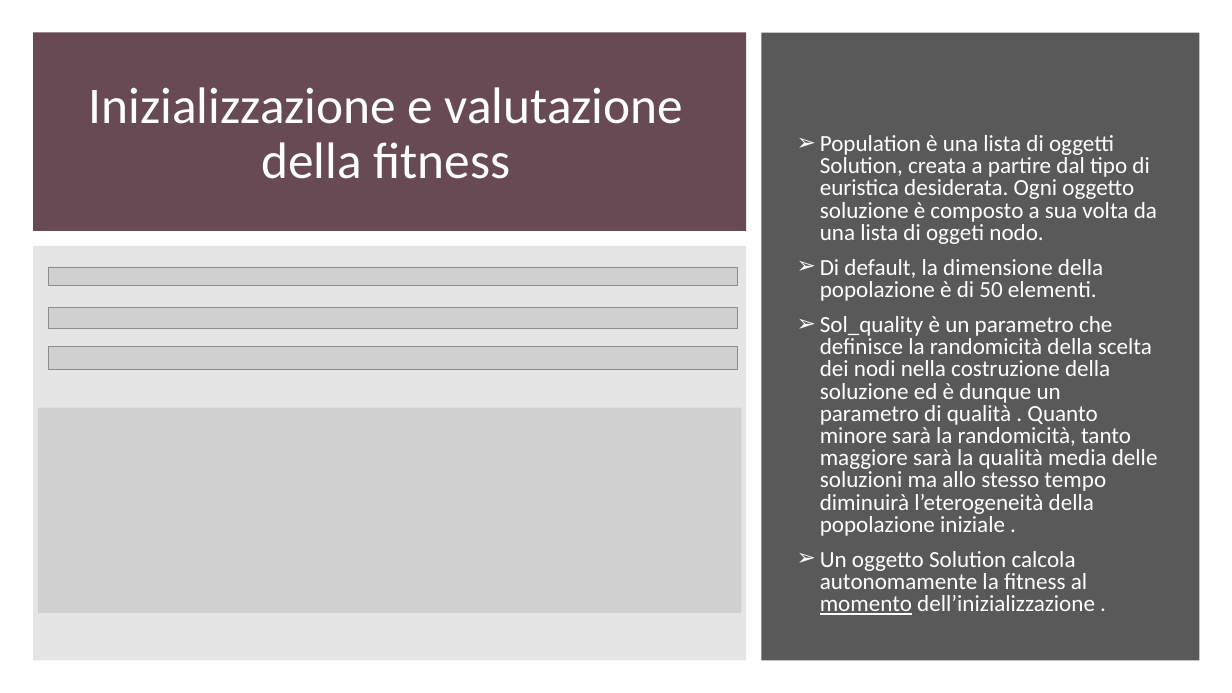
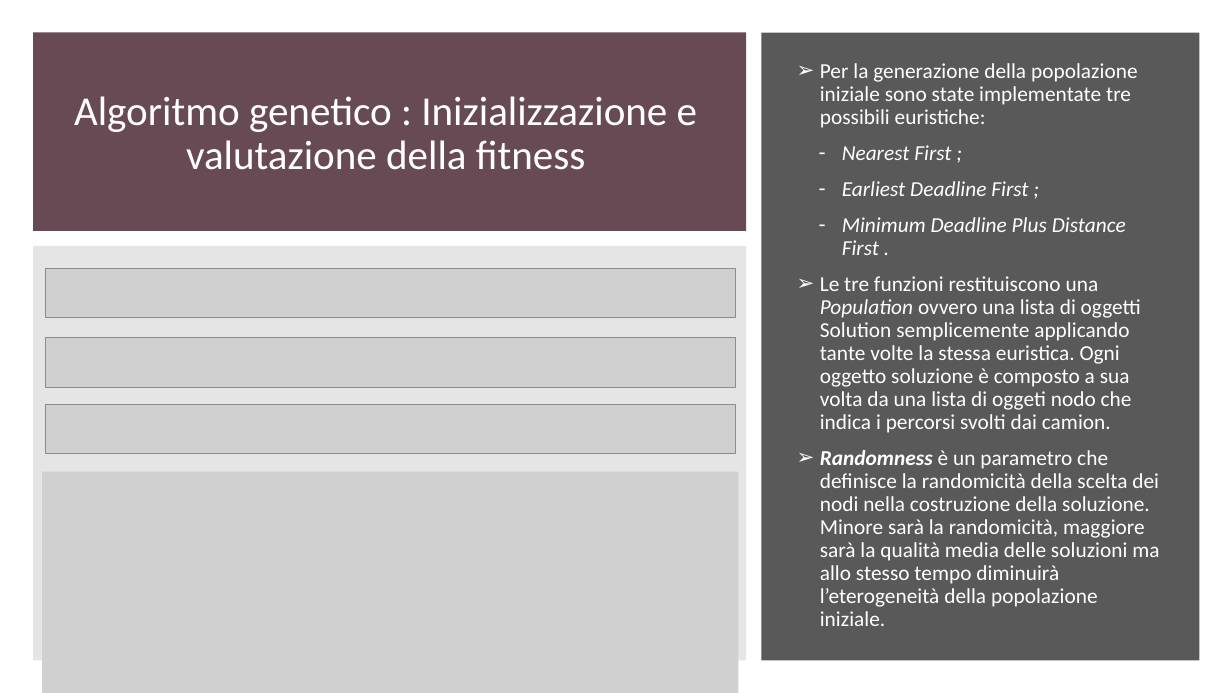
Before and after one commit to gdr-98/Greedy-heuristics-and-genetic-algorithm-for-a-CVRPTW-problem-resolution-, a slide deck: slide 8 of Power_point_nik.pptx (slide 21 before the commit). Drawn at 1232x693 pixels with LibreOffice and Linux fonts; fonts in the diff are those of the drawing; grey boxes stand for pictures. Boxes give left, top, right and bottom in pixels: in the first picture for what was removed or moved away, otherwise in the second. Text is boxed around its words. In the diff, an @@ line names an element or a change of style, - is before the commit and + after.

Commit message:
Aggiunta algoritmo eurisitca e class diagram

```diff
--- a/Power_point_nik.pptx
+++ b/Power_point_nik.pptx
@@ text at <box>820,63,1159,626</box>: text changed; size 18 to 16.6 pt @@
-➢ Population è una lista di oggetti Solution, creata a partire dal tipo di euristica desiderata. Ogni oggetto soluzione è composto a sua volta da una lista di oggeti nodo.
-➢ Di default, la dimensione della popolazione è di 50 elementi.
-➢ Sol_quality è un parametro che definisce la randomicità della scelta dei nodi nella costruzione della soluzione ed è dunque un parametro di qualità . Quanto minore sarà la randomicità, tanto maggiore sarà la qualità media delle soluzioni ma allo stesso tempo diminuirà l’eterogeneità della popolazione iniziale .
-➢ Un oggetto Solution calcola autonomamente la fitness al momento dell’inizializzazione .
+➢ Per la generazione della popolazione iniziale sono state implementate tre possibili euristiche:
+– Nearest First ;
+– Earliest Deadline First ;
+– Minimum Deadline Plus Distance First .
+➢ Le tre funzioni restituiscono una Population ovvero una lista di oggetti Solution semplicemente applicando tante volte la stessa euristica. Ogni oggetto soluzione è composto a sua volta da una lista di oggeti nodo che indica i percorsi svolti dai camion.
+➢ Randomness è un parametro che definisce la randomicità della scelta dei nodi nella costruzione della soluzione. Minore sarà la randomicità, maggiore sarà la qualità media delle soluzioni ma allo stesso tempo diminuirà l’eterogeneità della popolazione iniziale.
@@ title at <box>74,96,697,170</box>: text changed; size 40 to 32 pt @@
-Inizializzazione e valutazione della fitness
+Algoritmo genetico : Inizializzazione e valutazione della fitness
@@ picture added at <box>45,269,736,317</box> @@
@@ picture removed at <box>48,267,738,286</box> @@
@@ picture removed at <box>48,308,738,329</box> @@
@@ picture added at <box>45,337,736,386</box> @@
@@ picture removed at <box>48,347,738,370</box> @@
@@ picture added at <box>45,405,736,453</box> @@
@@ picture: place and size @@
-picture at <box>38,408,741,613</box>
+picture at <box>43,472,739,693</box>
```
Also in this commit, not shown: 14 other slides changed, 8 slides added, 5 slides removed.
